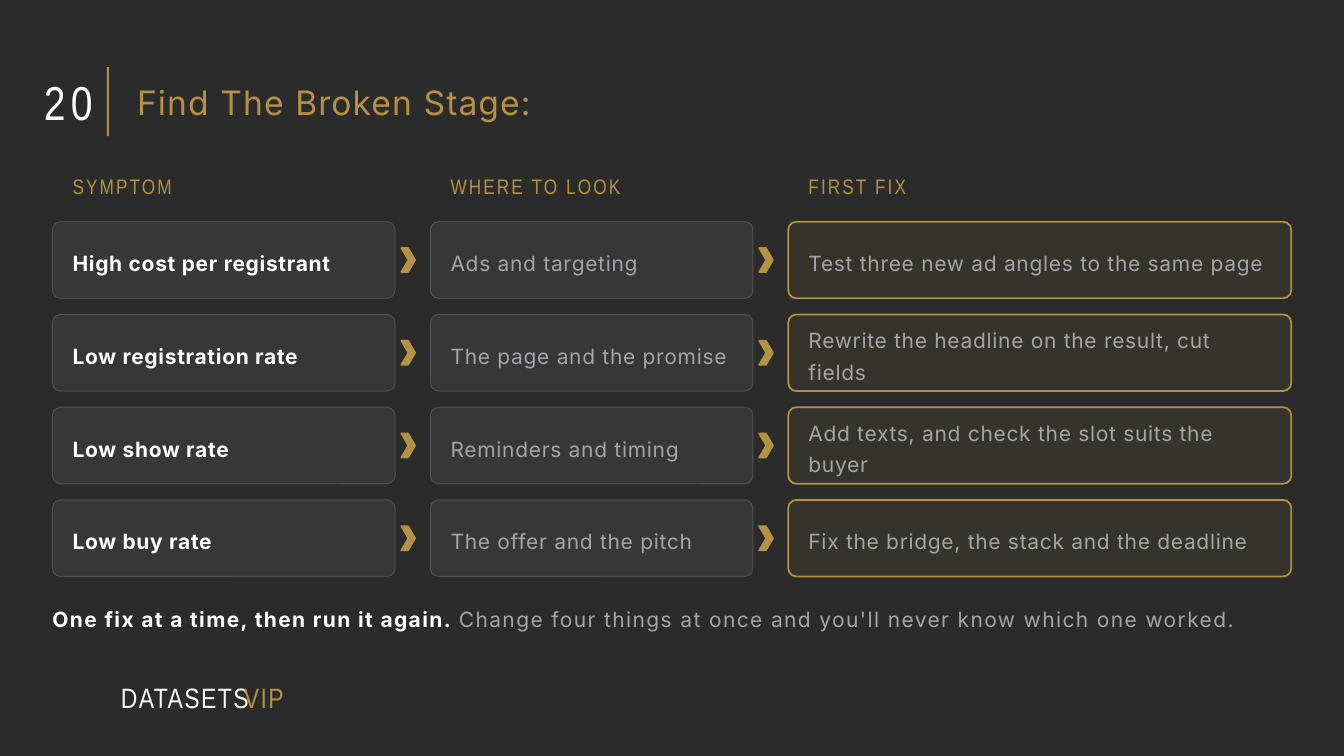
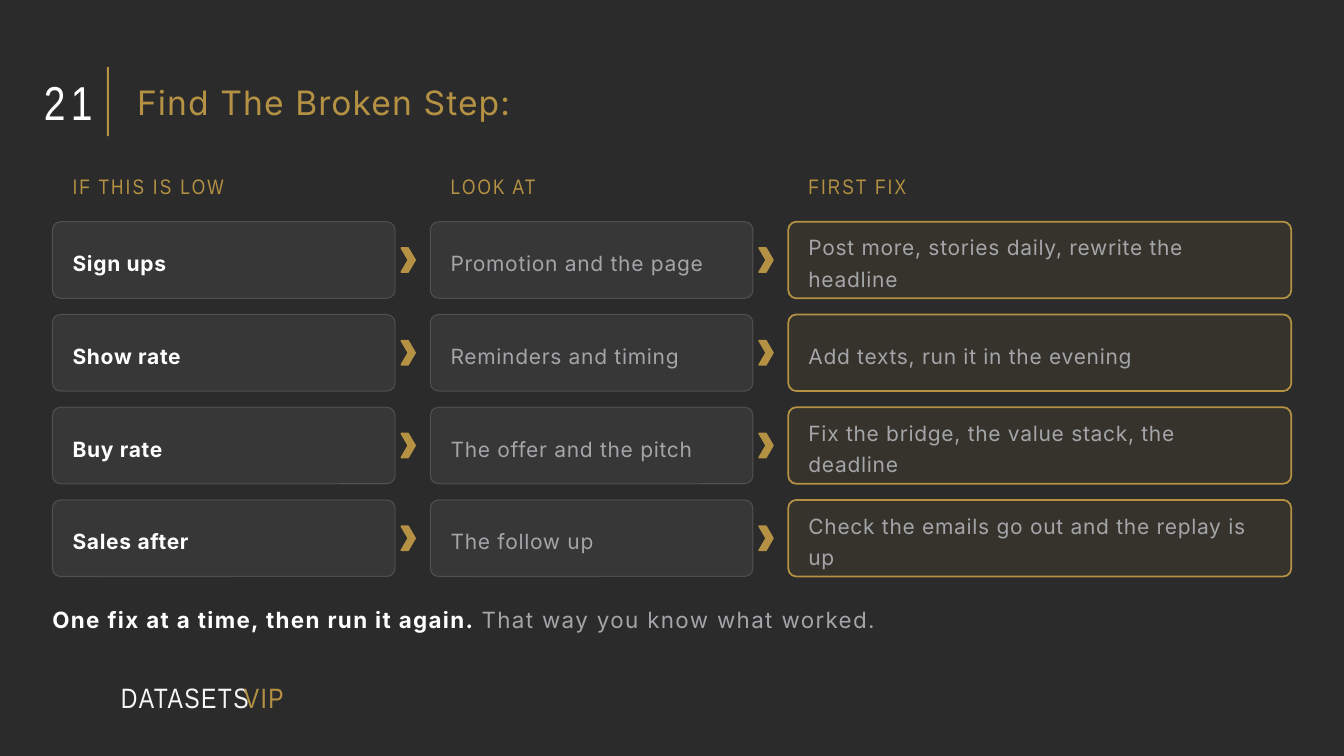
Before and after one commit to NMD2K15/nayscale-landing, a slide deck: slide 26 of vip/webinar-growth-specialist/The Webinar Growth Specialist.pptx (slide 24 before the commit). Drawn at 1344x756 pixels with LibreOffice and Linux fonts; fonts in the diff are those of the drawing; background and template pictures are left out; a plain dark background stands for a picture behind light text. Boxes give left, top, right and bottom in pixels: in the first picture for what was removed or moved away, otherwise in the second. Text is boxed around its words. In the diff, an @@ line names an element or a change of style, - is before the commit and + after.

```diff
--- a/vip/webinar-growth-specialist/The Webinar Growth Specialist.pptx
+++ b/vip/webinar-growth-specialist/The Webinar Growth Specialist.pptx
@@ text at bbox=[44, 87, 93, 120]: text changed @@
-20
+21
@@ title at bbox=[137, 90, 510, 122]: text changed @@
-Find The Broken Stage:
+Find The Broken Step:
@@ text at bbox=[73, 179, 171, 194]: text changed @@
-SYMPTOM
+IF THIS IS LOW
@@ text at bbox=[513, 179, 536, 194]: text changed @@
-WHERE TO LOOK
+LOOK AT
@@ text at bbox=[808, 239, 1183, 287]: text changed @@
-Test three new ad angles to the same page
+Post more, stories daily, rewrite the headline
@@ text at bbox=[73, 255, 166, 276]: text changed @@
-High cost per registrant
+Sign ups
@@ text at bbox=[451, 255, 703, 276]: text changed @@
-Ads and targeting
+Promotion and the page
@@ text "Reminders and timing": place and size @@
-text "Reminders and timing" at bbox=[451, 441, 678, 462]
+text "Reminders and timing" at bbox=[451, 348, 678, 369]
@@ text at bbox=[73, 348, 180, 364]: text changed @@
-Low registration rate
+Show rate
@@ text removed at bbox=[451, 348, 727, 369] @@
-The page and the promise
@@ text at bbox=[808, 348, 1131, 369]: text changed @@
-Rewrite the headline on the result, cut fields
+Add texts, run it in the evening
@@ text "The offer and the pitch": place and size @@
-text "The offer and the pitch" at bbox=[451, 533, 692, 553]
+text "The offer and the pitch" at bbox=[451, 441, 692, 461]
@@ text at bbox=[73, 441, 162, 462]: text changed @@
-Low show rate
+Buy rate
@@ text at bbox=[808, 425, 1174, 472]: text changed @@
-Add texts, and check the slot suits the buyer
+Fix the bridge, the value stack, the deadline
@@ text at bbox=[73, 533, 189, 549]: text changed @@
-Low buy rate
+Sales after
@@ text added at bbox=[451, 533, 593, 553], 15 pt, text #A3A5A8 @@
+The follow up
@@ text at bbox=[808, 518, 1245, 569]: text changed @@
-Fix the bridge, the stack and the deadline
+Check the emails go out and the replay is up
@@ text at bbox=[52, 611, 875, 633]: text changed; size 15 to 16 pt; text colour #A3A5A8 to #FFFFFF; bold on @@
-One fix at a time, then run it again. Change four things at once and you'll never know which one worked.
+One fix at a time, then run it again. That way you know what worked.
```
Also in this commit, not shown: 30 other slides changed, 12 slides added, 8 slides removed, 5 other files.
